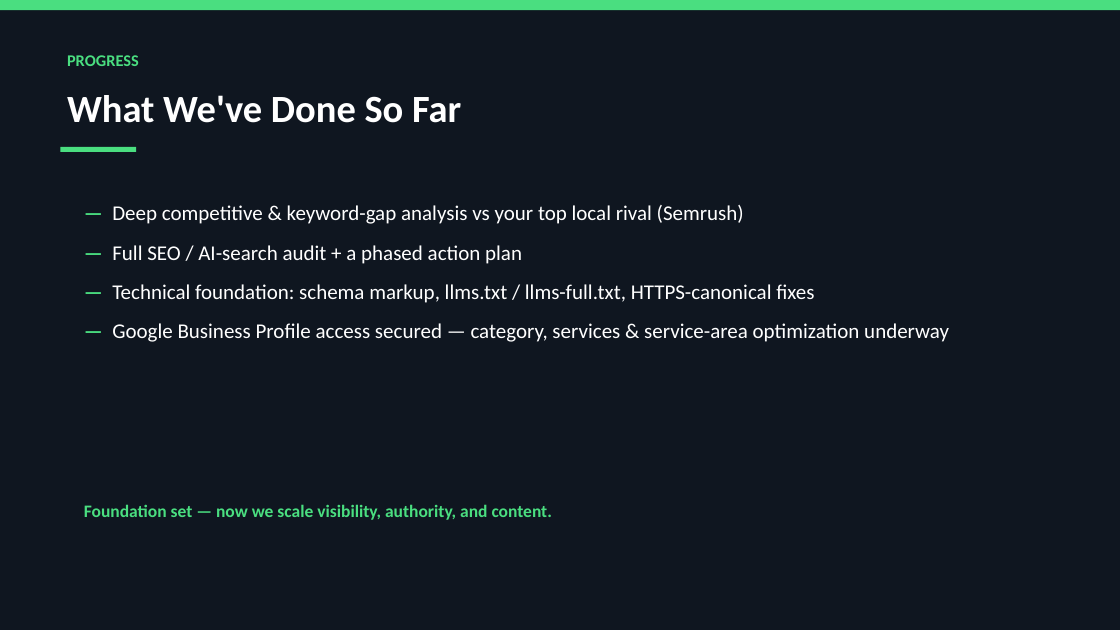
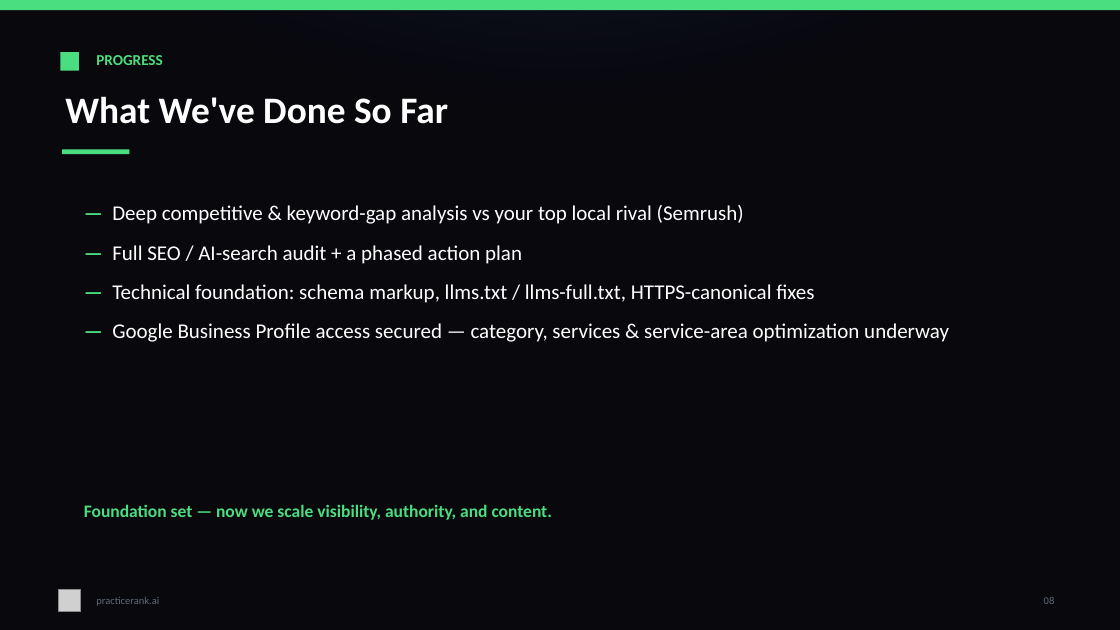
Before and after one commit to sathvik-vadlakunta/inCentivee, a slide deck: slide 8 of deliverables/PracticeRank-SEO-Strategy-Paradigm-Experts.pptx. Drawn at 1120x630 pixels with LibreOffice and Linux fonts; fonts in the diff are those of the drawing; grey boxes stand for pictures. Boxes give left, top, right and bottom in pixels: in the first picture for what was removed or moved away, otherwise in the second. Text is boxed around its words. In the diff, an @@ line names an element or a change of style, - is before the commit and + after.

Commit message:
deck: rebrand to practicerank.ai dark mode (near-black + radial glows + green)
Match the site's dark aesthetic and elevate: #08080d base, soft radial navy
glow (top) + faint green corner glow via soft-edge ellipses, subtle card
borders, green tick + accent rule on section headings, per-slide footer with
logo mark + page number. Refined palette (white 86%/muted/faint text).

```diff
--- a/deliverables/PracticeRank-SEO-Strategy-Paradigm-Experts.pptx
+++ b/deliverables/PracticeRank-SEO-Strategy-Paradigm-Experts.pptx
@@ rectangle at box(0, 0, 1120, 630): fill #0F1620 to #08080D @@
@@ ellipse added at box(0, 0, 1120, 155), fill #16213E at 46% opacity @@
@@ rectangle added at box(60, 52, 79, 71), fill #4ADE80 @@
@@ text "PROGRESS": place and size @@
-text "PROGRESS" at box(67, 55, 139, 66)
+text "PROGRESS" at box(96, 55, 162, 65)
@@ text "PROGRESS" at box(96, 55, 162, 65): size 14 to 13 pt @@
@@ text "What We've Done So Far" at box(65, 96, 448, 124): size 33 to 32 pt @@
@@ rectangle: place and size @@
-rectangle at box(60, 147, 136, 152)
+rectangle at box(62, 150, 129, 155)
@@ picture added at box(59, 590, 81, 612) @@
@@ text added at box(96, 597, 159, 606), 9 pt, text #5E6A79 @@
+practicerank.ai
@@ text added at box(1044, 597, 1055, 604), 9 pt, text #5E6A79 @@
+08
```
Also in this commit, not shown: 12 other slides changed, 1 other file.
